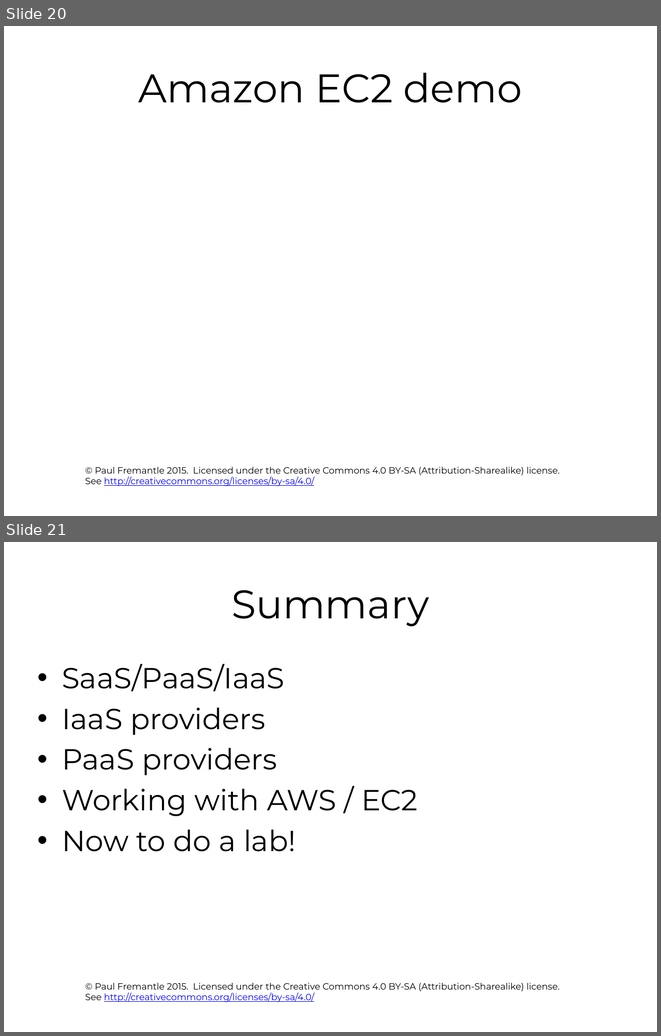
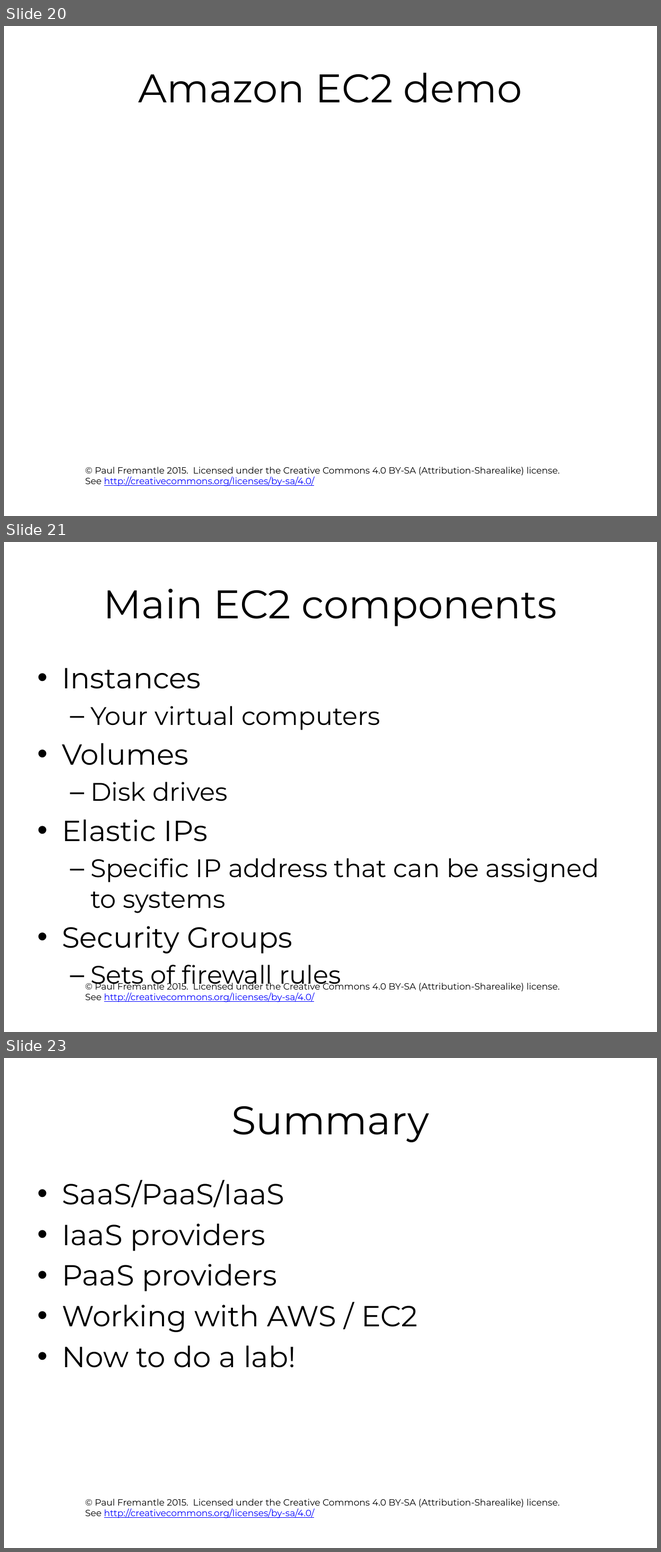
Before and after one commit to pzfreo/ox-clo, a slide deck: pres-source/02-using-cloud-services.pptx. Shown one above the other, each under a label of ours: slides 20 and 21 before the commit, slides 20, 21 and 23 after it; the slides between them are not shown. The pictures are 661x1036 and 661x1552 pixels, drawn with LibreOffice and Linux fonts; fonts in the diff are those of the drawing; background and template pictures are left out. Boxes give left, top, right and bottom in pixels: in the first picture for what was removed or moved away, otherwise in the second. Text is boxed around its words. In the diff, an @@ line names an element or a change of style, - is before the commit and + after.

```diff
--- a/pres-source/02-using-cloud-services.pptx
+++ b/pres-source/02-using-cloud-services.pptx
@@ slide 21 added at bbox=[4, 542, 657, 1032], background #FFFFFF; not listed: 1 template element that a slide beside it also shows @@
@@ title added at bbox=[104, 589, 557, 626], 44 pt, text #000000 @@
+Main EC2 components
@@ text added at bbox=[62, 668, 599, 989], 28 pt, text #000000 @@
+• Instances
+  – Your virtual computers
+• Volumes
+  – Disk drives
+• Elastic IPs
+  – Specific IP address that can be assigned to systems
+• Security Groups
+  – Sets of firewall rules
@@ what was slide 21 is now slide 23 @@
```
Also in this commit, not shown: 2 slides changed, 1 other slide added.
